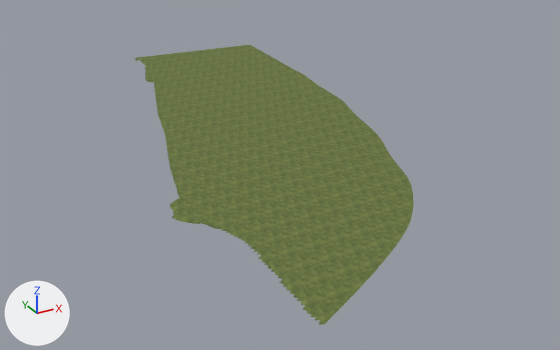
A saved change to the glTF model Projects/Sandbox/Application/Assets/Models/Okinawa/ArahaTerrain_Lawn/ArahaTerrain_Lawn.gltf.
Camera for both pictures: a 50 mm lens placed at (-438.0, -1349.0, 523.0), pointed at (223.0, -147.0, -78.0). Lighting does not change. The marker at lower left points along +X, +Y and +Z. The older version comes first.

In view in the first picture: 'ArahaTerrain_Lawn'.
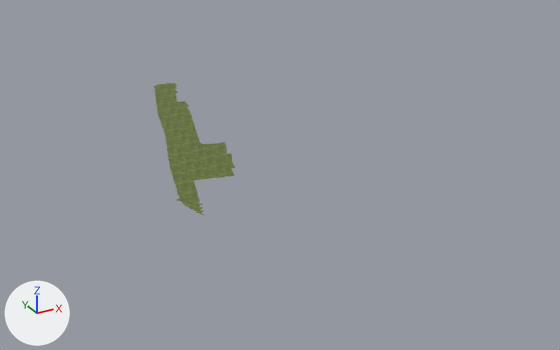
Pixel boxes [x1, y1, x2, y2] of what changed, in the pictures (560 x 350 px):
```json
{"object": "ArahaTerrain_Lawn", "change": "reshaped", "before": [135, 45, 414, 325], "after": [154, 83, 235, 215], "on screen": "71% narrower, 53% shorter"}
{"part": 1, "of": "me_arahaterrain_lawn", "change": "deleted", "before": [135, 45, 414, 325], "on screen": "green"}
```

Scene script edits in JSON lines:
```json
{"block": "me_arahaterrain_lawn", "where": "# used by ob_arahaterrain_lawn; location = (0.0, 0.0, 0.0)"}
{"op": "remove", "block": "me_arahaterrain_lawn", "code": "me_arahaterrain_lawn.from_pydata(...)  # 31774 vertices, 62336 faces; spans x -81.0..486.0, y -711.0..520.0, z -1.0..3.0"}
{"op": "add", "block": "me_arahaterrain_lawn", "code": "me_arahaterrain_lawn.from_pydata(...)  # 11584 vertices, 22338 faces; spans x -55.0..175.0, y -384.0..274.0, z -1.0..3.0"}
{"block": "me_arahaterrain_lawn", "change": "me_arahaterrain_lawn part 1: 20190 vertices removed from x -81.0..486.0, y -711.0..520.0, z -1.0..3.0"}
```
